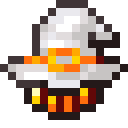
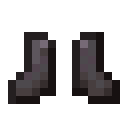
The second w=128, h=128 image is a revision of the first. Changes to its layers:
added layer "netherite_boots" above "Layer 5" over <box>8,32,120,104</box>
hid "Layer 1 copy 2" over <box>0,0,128,96</box>
hid "Layer 2" over <box>24,88,104,120</box>
